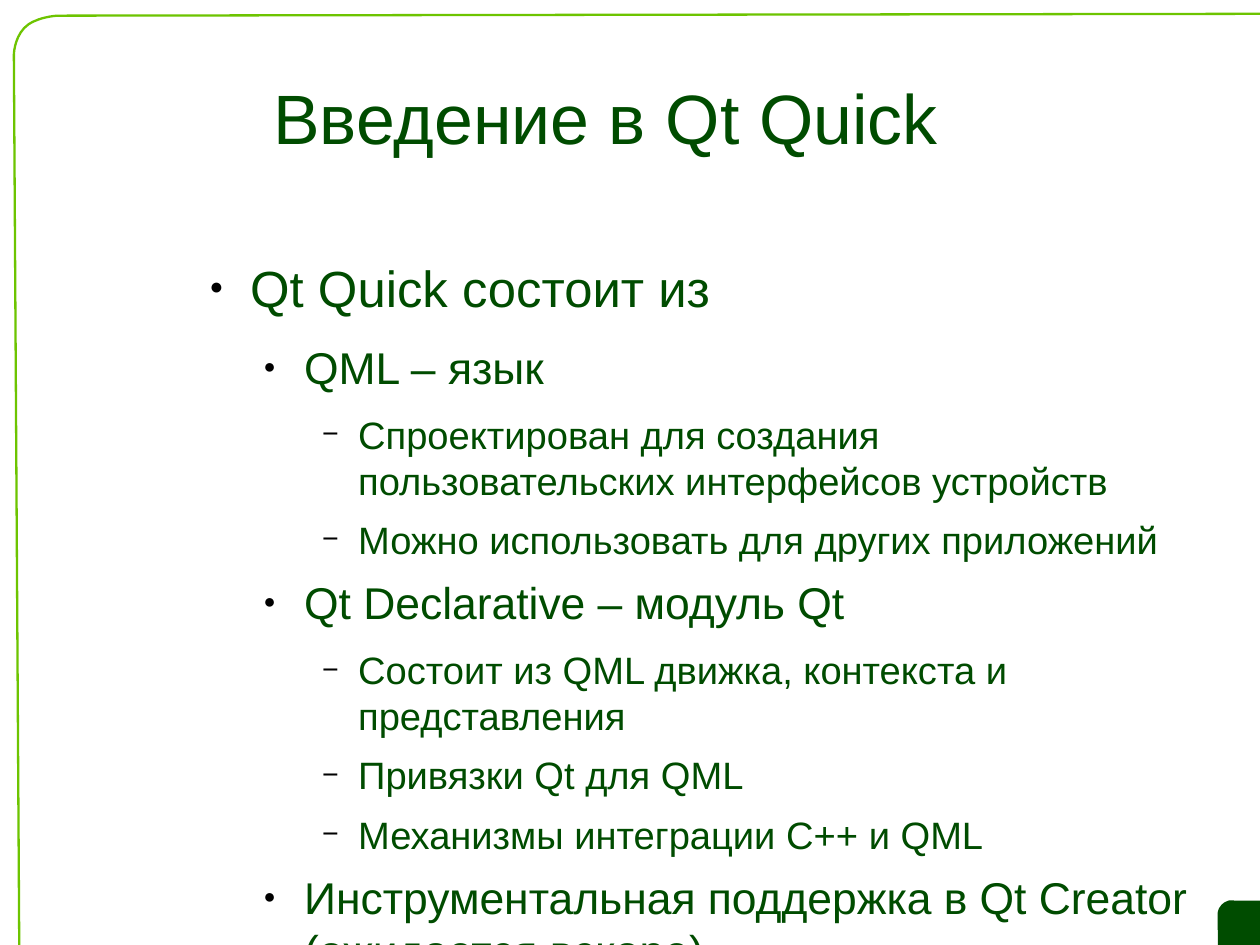
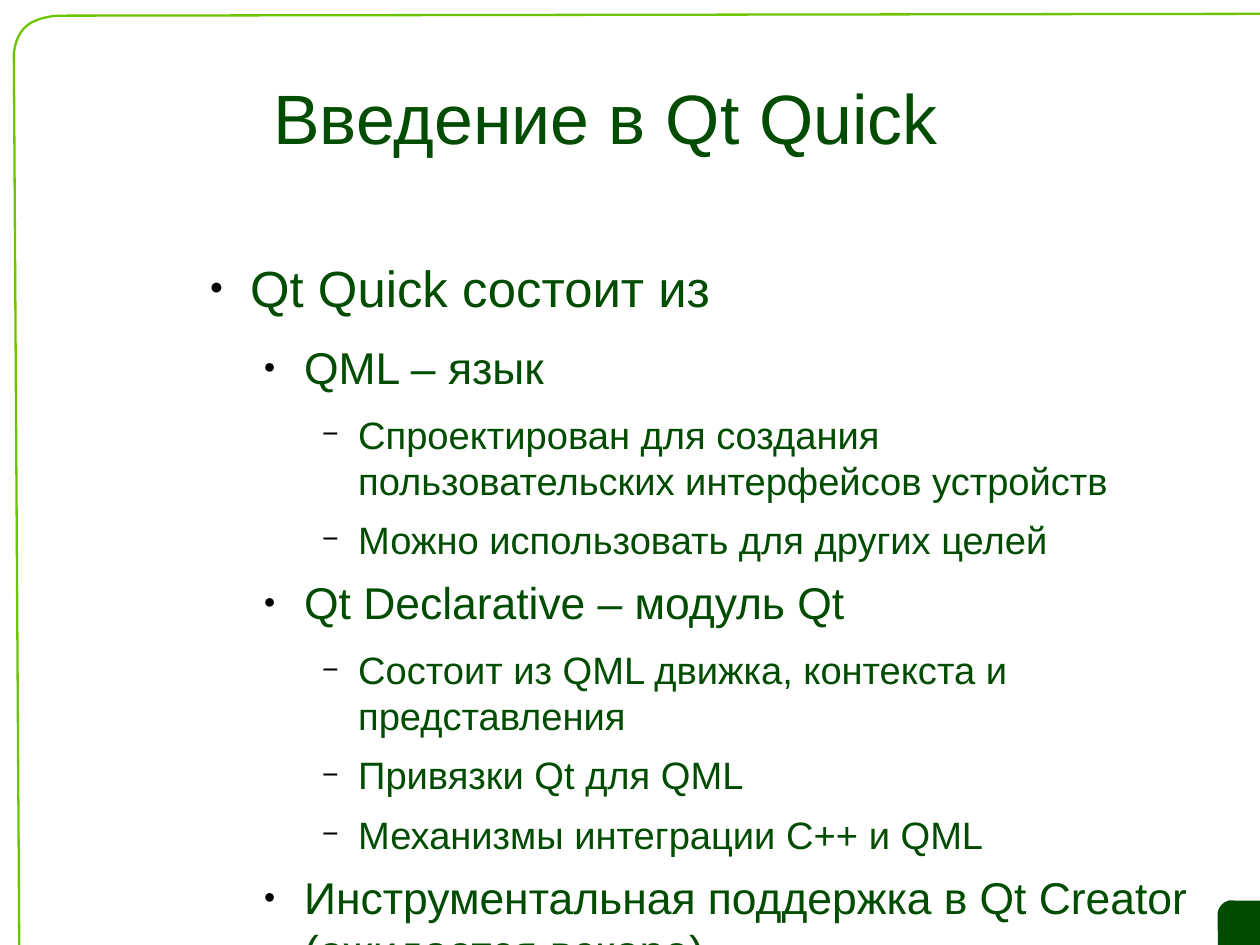
Before and after one commit to saa/qecm, a slide deck: slide 5 of L7/L7 Slides.odp. Drawn at 1260x945 pixels with LibreOffice and Linux fonts; fonts in the diff are those of the drawing; background and template pictures are left out. Boxes give left, top, right and bottom in pixels: in the first picture for what was removed or moved away, otherwise in the second. Text is boxed around its words. In the diff, an @@ line names an element or a change of style, - is before the commit and + after.

```diff
--- a/L7/L7 Slides.odp
+++ b/L7/L7 Slides.odp
@@ text at (358,525,1047,562): text changed @@
-    − Можно использовать для других приложений
+    − Можно использовать для других целей
```
Also in this commit, not shown: 1 other slide changed.
